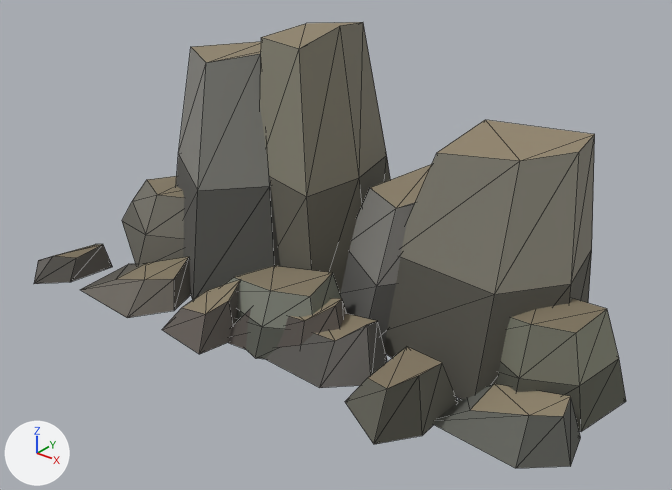
The glTF model public/models/chukar-kit/split-shoulder-lite.glb as it was, and as the next commit left it.
Camera for both pictures: a camera (50 mm lens) standing at (19.8, -24.6, 17.5) and looking at (1.0, -1.1, 2.9). Every picture has the same lights, and +X, +Y and +Z are marked at lower left. The first picture is the older version. Mesh edges are drawn as thin lines. Vertices at exactly the same position are counted once.

In view in the first picture: 'split-shoulder-lite'.
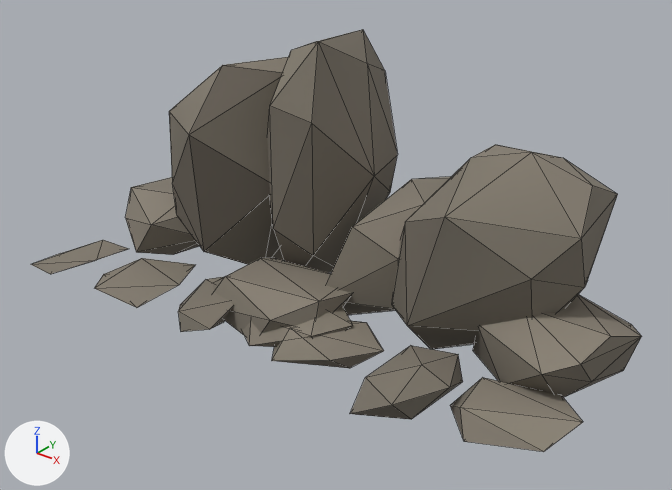
Location of each change, [x1, y1, x2, y2] in pixels of the pictures (672 x 490 px):
'split-shoulder-lite', reshaped: before [34, 22, 626, 468]; after [31, 29, 642, 452]
part 1 of me_split_shoulder_lite, rebuilt: before [122, 176, 184, 264]; after [125, 177, 199, 255]
part 2 of me_split_shoulder_lite, rebuilt: before [497, 299, 626, 432]; after [473, 294, 642, 397]
part 3 of me_split_shoulder_lite, rebuilt: before [340, 164, 432, 346]; after [326, 177, 451, 315]
part 4 of me_split_shoulder_lite, rebuilt: before [176, 41, 280, 300]; after [169, 57, 288, 264]
part 5 of me_split_shoulder_lite, rebuilt: before [224, 266, 342, 359]; after [213, 258, 352, 335]
part 6 of me_split_shoulder_lite, rebuilt: before [384, 120, 595, 399]; after [392, 144, 618, 349]
part 7 of me_split_shoulder_lite, rebuilt: before [260, 22, 391, 293]; after [267, 29, 397, 273]
part 8 of me_split_shoulder_lite, rebuilt (9% narrower, 11% shorter): before [434, 384, 581, 468]; after [450, 377, 583, 452]
part 9 of me_split_shoulder_lite, rebuilt: before [228, 298, 347, 349]; after [242, 306, 353, 347]
part 10 of me_split_shoulder_lite, rebuilt (24% wider, 15% shorter): before [34, 244, 112, 284]; after [31, 240, 128, 274]
part 11 of me_split_shoulder_lite, rebuilt: before [265, 314, 387, 388]; after [272, 321, 384, 368]
part 12 of me_split_shoulder_lite, rebuilt (10% narrower, 18% shorter): before [80, 257, 191, 318]; after [95, 258, 195, 308]
part 13 of me_split_shoulder_lite, rebuilt (22% shorter): before [345, 347, 458, 444]; after [350, 345, 463, 420]
part 14 of me_split_shoulder_lite, rebuilt: before [162, 280, 240, 354]; after [178, 277, 234, 332]

The change, as a list of edits to the scene's bpy script:
```text
Change me_split_shoulder_lite:
    used by ob_split_shoulder_lite; location = (0.0, 0.0, 0.0)
    remove me_split_shoulder_lite.from_pydata(...)  # 175 vertices, 294 faces; spans x -11.9..11.7, y -6.7..4.6, z 0.0..10.3
    add me_split_shoulder_lite.from_pydata(...)  # 217 vertices, 378 faces; spans x -11.6..11.7, y -6.2..5.5, z -0.1..9.8
    me_split_shoulder_lite part 1: the loose piece of 15 vertices spanning x -11.9..-4.6, y -3.3..3.1, z 0.0..3.2 is rebuilt with 19 vertices and now spans x -11.6..-4.9, y -2.9..3.0, z -0.1..2.7
    me_split_shoulder_lite part 2: the loose piece of 15 vertices spanning x 6.1..11.6, y -3.0..2.1, z 0.0..3.4 is rebuilt with 20 vertices and now spans x 6.6..11.7, y -2.7..2.2, z 0.0..2.9
    me_split_shoulder_lite part 3: the loose piece of 15 vertices spanning x -0.3..5.6, y -2.7..4.6, z 0.0..5.5 is rebuilt with 22 vertices and now spans x 0.6..5.8, y -2.1..5.5, z -0.1..4.8
    me_split_shoulder_lite part 4: the loose piece of 15 vertices spanning x -8.3..-1.0, y -3.8..4.4, z 0.0..9.0 is rebuilt with 24 vertices and now spans x -8.5..-1.8, y -3.2..5.2, z 0.1..8.7
    me_split_shoulder_lite part 5: the loose piece of 15 vertices spanning x -3.5..2.5, y -5.2..-1.2, z 0.0..2.5 is rebuilt with 15 vertices and now spans x -3.4..2.2, y -4.8..-0.7, z 0.1..1.9
    me_split_shoulder_lite part 6: the loose piece of 15 vertices spanning x 2.7..9.8, y -2.9..2.8, z 0.0..7.8 is rebuilt with 27 vertices and now spans x 2.9..9.9, y -2.6..3.8, z 0.0..7.5
    me_split_shoulder_lite part 7: the loose piece of 15 vertices spanning x -3.8..1.5, y -1.9..3.9, z 0.0..10.3 is rebuilt with 24 vertices and now spans x -3.9..1.1, y -1.8..5.3, z -0.1..9.8
    me_split_shoulder_lite part 8: the loose piece of 10 vertices spanning x 7.3..11.7, y -4.7..-2.3, z 0.0..1.5 is rebuilt with 9 vertices and now spans x 7.5..11.5, y -4.7..-1.6, z 0.1..1.0
    me_split_shoulder_lite part 9: the loose piece of 10 vertices spanning x -1.3..3.4, y -5.1..-2.3, z 0.0..2.0 is rebuilt with 12 vertices and now spans x -1.1..3.0, y -5.2..-1.8, z 0.0..1.5
    me_split_shoulder_lite part 10: the loose piece of 10 vertices spanning x -11.5..-8.6, y -6.7..-2.8, z 0.0..1.1 is rebuilt with 6 vertices and now spans x -11.2..-8.7, y -6.2..-2.7, z 0.1..0.6
    me_split_shoulder_lite part 11: the loose piece of 10 vertices spanning x 0.1..4.7, y -5.1..-2.4, z 0.0..1.8 is rebuilt with 11 vertices and now spans x 0.5..4.6, y -5.3..-2.1, z 0.0..1.2
    me_split_shoulder_lite part 12: the loose piece of 10 vertices spanning x -8.3..-4.0, y -6.1..-2.8, z 0.0..1.2 is rebuilt with 6 vertices and now spans x -8.3..-4.4, y -5.9..-2.0, z 0.1..0.6
    me_split_shoulder_lite part 13: the loose piece of 10 vertices spanning x 4.6..7.5, y -6.4..-2.4, z 0.0..2.1 is rebuilt with 12 vertices and now spans x 5.0..7.7, y -6.1..-1.8, z 0.0..1.7
    me_split_shoulder_lite part 14: the loose piece of 10 vertices spanning x -4.1..-0.7, y -6.2..-2.7, z 0.0..1.7 is rebuilt with 10 vertices and now spans x -3.7..-0.7, y -5.9..-1.8, z 0.0..1.1
```
